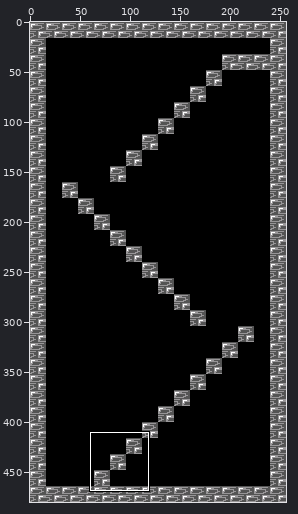
Sprite sheet, stored at resources/Background/Level1/Level1.png. Above, an overview of the earlier version with the close-up marked.
Close-up. Earlier state:
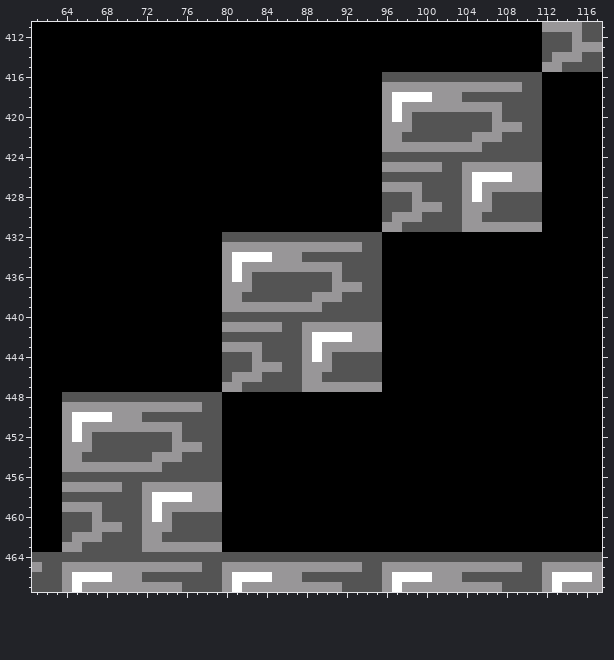
The file is 256x480 pixels. Shown: x 61..117, y 411..467.
Once edited:
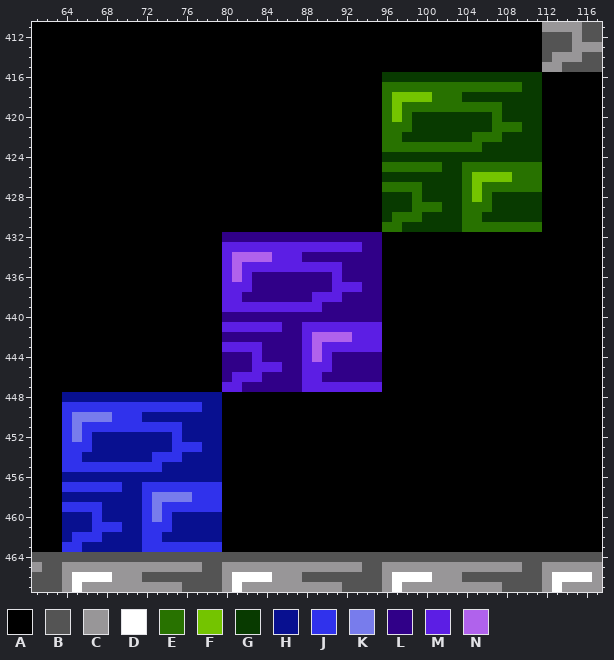
Palette (. is transparent): A #000000  B #545454  C #989698  D #ffffff  E #287200  F #74c400  G #083a00  H #081090  J #3032ec  K #787cec  L #300088  M #5c1ee4  N #b062ec
What changed:
Changed rows in their new state; - is an unchanged pixel.
first column x 64:
416 --------------------------------GGGGGGGGGGGGGGGG
417 --------------------------------EEEEEEEEEEEEEEGG
418 --------------------------------EFFFFEEEGGGGGGGG
419 --------------------------------EFEEEEEEEEEEGGGG
420 --------------------------------EFEGGGGGGGGEGGGG
421 --------------------------------EEEGGGGGGGGEEEGG
422 --------------------------------EEGGGGGGGEEEGGGG
423 --------------------------------EEEEEEEEEEGGGGGG
424 --------------------------------GGGGGGGGGGGGGGGG
425 --------------------------------EEEEEEGGEEEEEEEE
426 --------------------------------GGGGGGGGEFFFFEEE
427 --------------------------------EEEEGGGGEFEEEEEE
428 --------------------------------GGGEGGGGEFEGGGGG
429 --------------------------------GGGEEEGGEEEGGGGG
430 --------------------------------GEEEGGGGEEGGGGGG
431 --------------------------------EEGGGGGGEEEEEEEE
432 ----------------LLLLLLLLLLLLLLLL----------------
433 ----------------MMMMMMMMMMMMMMLL----------------
434 ----------------MNNNNMMMLLLLLLLL----------------
435 ----------------MNMMMMMMMMMMLLLL----------------
436 ----------------MNMLLLLLLLLMLLLL----------------
437 ----------------MMMLLLLLLLLMMMLL----------------
438 ----------------MMLLLLLLLMMMLLLL----------------
439 ----------------MMMMMMMMMMLLLLLL----------------
440 ----------------LLLLLLLLLLLLLLLL----------------
441 ----------------MMMMMMLLMMMMMMMM----------------
442 ----------------LLLLLLLLMNNNNMMM----------------
443 ----------------MMMMLLLLMNMMMMMM----------------
444 ----------------LLLMLLLLMNMLLLLL----------------
445 ----------------LLLMMMLLMMMLLLLL----------------
446 ----------------LMMMLLLLMMLLLLLL----------------
447 ----------------MMLLLLLLMMMMMMMM----------------
448 HHHHHHHHHHHHHHHH--------------------------------
449 JJJJJJJJJJJJJJHH--------------------------------
450 JKKKKJJJHHHHHHHH--------------------------------
451 JKJJJJJJJJJJHHHH--------------------------------
452 JKJHHHHHHHHJHHHH--------------------------------
453 JJJHHHHHHHHJJJHH--------------------------------
454 JJHHHHHHHJJJHHHH--------------------------------
455 JJJJJJJJJJHHHHHH--------------------------------
456 HHHHHHHHHHHHHHHH--------------------------------
457 JJJJJJHHJJJJJJJJ--------------------------------
458 HHHHHHHHJKKKKJJJ--------------------------------
459 JJJJHHHHJKJJJJJJ--------------------------------
460 HHHJHHHHJKJHHHHH--------------------------------
461 HHHJJJHHJJJHHHHH--------------------------------
462 HJJJHHHHJJHHHHHH--------------------------------
463 JJHHHHHHJJJJJJJJ--------------------------------
